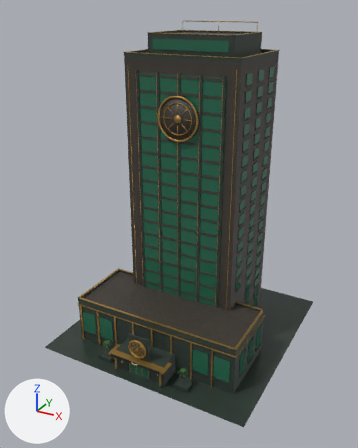
A saved change to the glTF model game/assets/desert-dreams-3d/256-blender.glb.
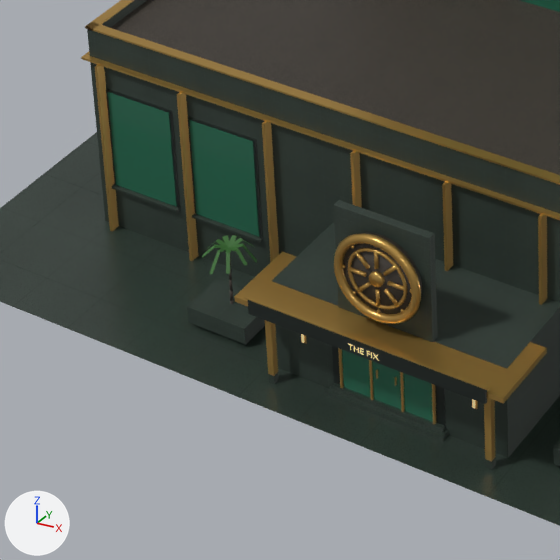
There are two pictures of each version: one whole from a camera (50 mm lens) standing at (60.0, -115.4, 90.8) and looking at (-0.9, -4.6, 35.4), one close up on the part from 17% to 49% of the width and 65% to 91% of the height. The axes (+X, +Y, +Z) are drawn at lower left. The lights are the same throughout. The last two pictures show the newer version. Objects named as collision shapes, trigger or cutter boxes, shadow casters or lower levels of detail are left out.

Script lines for the objects in view, before the commit:
```python
me_fix_glass = bpy.data.meshes.new('fix glass')
me_fix_glass.from_pydata(...)  # 984 vertices, 1476 faces; spans x -24.6..24.6, y -28.1..20.2, z 0.6..83.3
me_fix_glass.materials.append(mat_resort_glass)  # dark green #27684f
me_fix_sign = bpy.data.meshes.new('fix sign')
me_fix_sign.from_pydata(...)  # 960 vertices, 1440 faces; spans x -24.6..24.6, y -30.2..16.9, z 0.3..76.4
me_fix_sign.materials.append(mat_resort_sign)  # black #111c18
me_the_fix = bpy.data.meshes.new('The Fix')
me_the_fix.from_pydata(...)  # 116 vertices, 208 faces; spans x -0.96..0.97, y -30.24..-30.22, z 5.52..5.9
me_the_fix.materials.append(mat_resort_lamp)  # beige #ffe3a6, glowing brown #a08e66
ob_fix_glass = bpy.data.objects.new('fix glass', me_fix_glass)
ob_fix_glass.location = (0.0, 0.0, 0.0)
ob_fix_sign = bpy.data.objects.new('fix sign', me_fix_sign)
ob_fix_sign.location = (0.0, 0.0, 0.0)
ob_original_resort_lettering = bpy.data.objects.new('Original resort lettering', me_the_fix)
ob_original_resort_lettering.location = (0.0, 0.0, 0.0)
# also in view: 'fix stone' at (0.0, 0.0, 42.3); 'fix wood' at (0.0, -4.1, 39.8); 'fix metal' at (0.0, -4.8, 43.6); 'fix roof' at (0.0, -1.0, 48.6); 'fix floor' at (0.0, 0.0, 0.3)
```
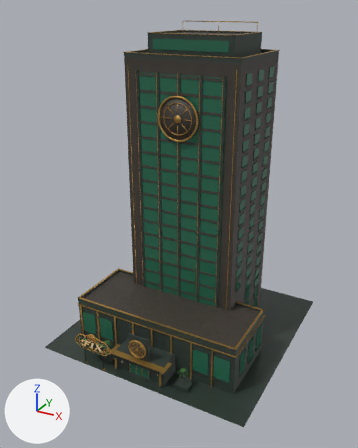
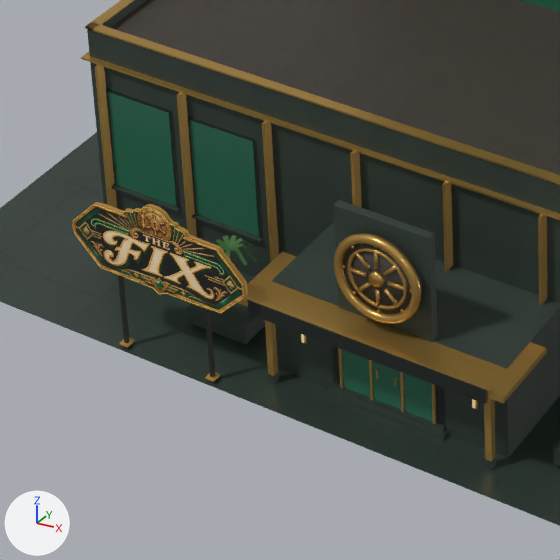
Changed parts and their boxes (x1, y1, x2, y2) in the close-ups (560 x 560 px):
'CasinoLogo256', added (brown): after (73, 202, 248, 382)
    faces in mat_sign_logo_letters: (73, 204, 245, 313)
    faces in mat_sign_logo_metal (orange #c69a4d): (91, 202, 248, 382)
    faces in mat_sign_logo_case (dark grey #343632): (118, 275, 215, 377)
    faces in mat_sign_logo_neon_a (yellow #ffd04c): (73, 205, 244, 313)
'Original resort lettering', deleted: before (348, 343, 379, 361)

What the commit changed:
Picture '256-light' (img_256_light) is new.
Picture '256-color' (img_256_color) is new.
Material 'sign_logo_case' (mat_sign_logo_case) is new.
Its base color is (0.0343, 0.0369, 0.0319) (dark grey #343632).
Its metallic is 0.6.
Its roughness is 0.52.
Material 'sign_logo_letters' (mat_sign_logo_letters) is new.
Uses the picture img_256_color.
Uses the picture img_256_light.
Material 'sign_logo_metal' (mat_sign_logo_metal) is new.
Its base color is (0.565, 0.323, 0.0742) (orange #c69a4d).
Its metallic is 0.55.
Its roughness is 0.52.
Material 'sign_logo_neon_a' (mat_sign_logo_neon_a) is new.
Its base color is (1.0, 0.631, 0.0723) (yellow #ffd04c).
Its metallic is 0.05.
Its roughness is 0.52.
Its emission color is (1.0, 0.631, 0.0723) (yellow #ffd04c).
Its emission strength is 0.035.
Mesh me_shaped_metal_cabinet_020 is new.
It has 312 vertices, 562 faces and spans x -18.91..-7.14, y -30.89..-30.24, z 0.26..10.71.
Faces by material slot: [180, 38, 320, 24].
It uses material mat_sign_logo_metal (orange #c69a4d).
It uses material mat_sign_logo_letters.
It uses material mat_sign_logo_neon_a (yellow #ffd04c).
It uses material mat_sign_logo_case (dark grey #343632).
Object 'Original resort lettering' (ob_original_resort_lettering) is deleted.
Object 'CasinoLogo256' (ob_casinologo256) is new; it shows me_shaped_metal_cabinet_020.
Its location is (0.0, 0.0, 0.0).
